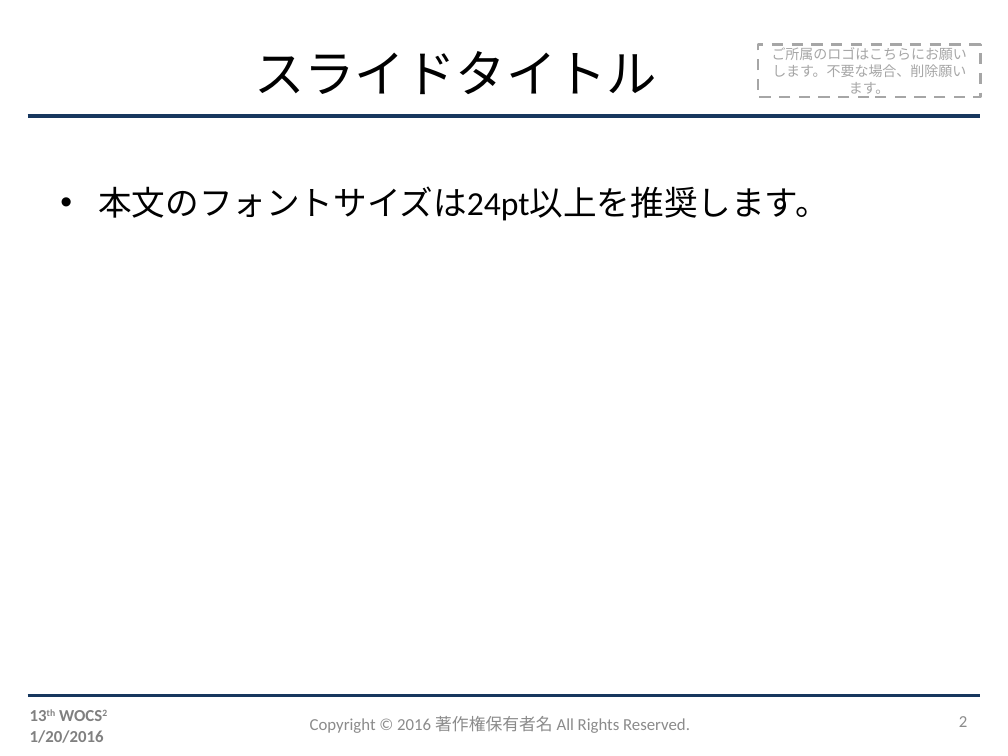
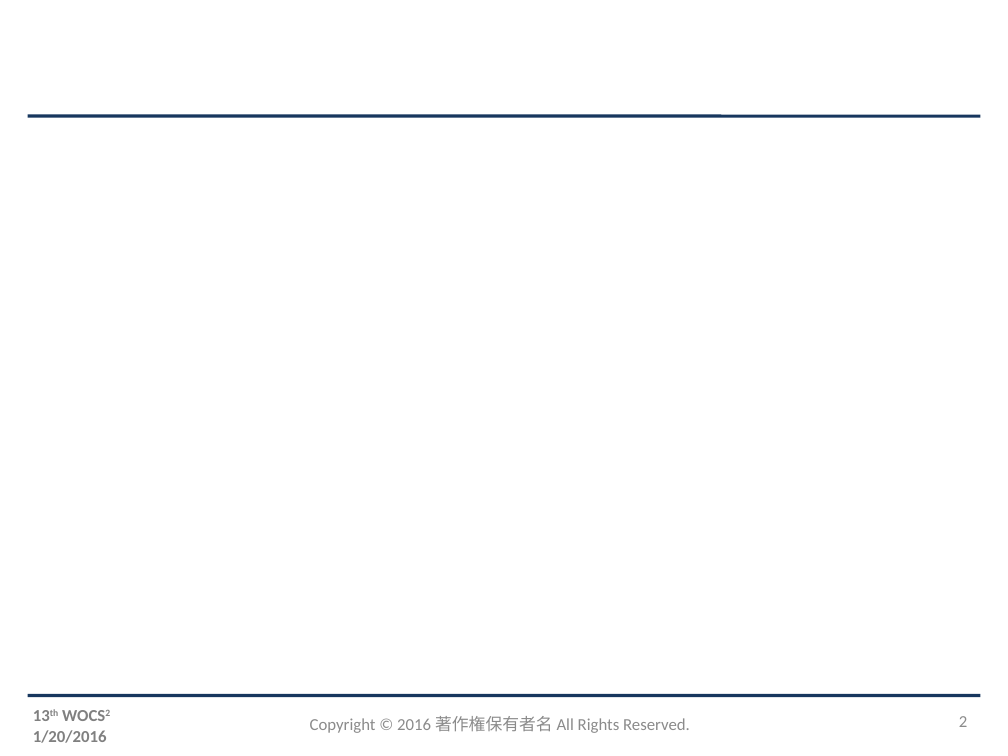
Before and after one commit to master-q/masterq-docs, a slide deck: slide 2 of presentations/20160120_13th_WOCS2/13thwocs_発表資料テンプレート.pptx. Drawn at 1008x756 pixels with LibreOffice and Linux fonts; fonts in the diff are those of the drawing; background and template pictures are left out. Boxes give left, top, right and bottom in pixels: in the first picture for what was removed or moved away, otherwise in the second. Text is boxed around its words. In the diff, an @@ line names an element or a change of style, - is before the commit and + after.

```diff
--- a/presentations/20160120_13th_WOCS2/13thwocs_発表資料テンプレート.pptx
+++ b/presentations/20160120_13th_WOCS2/13thwocs_発表資料テンプレート.pptx
@@ title removed at (254, 51, 657, 95) @@
-スライドタイトル
@@ rectangle removed at (758, 44, 980, 97) @@
-ご所属のロゴはこちらにお願いします。不要な場合、削除願います。
@@ text removed at (98, 186, 828, 221) @@
-• 本文のフォントサイズは24pt以上を推奨します。
@@ text "Copyright © 2016 著作権保有者名 All ..." at (310, 716, 690, 733): text colour #8C8C8C to #8B8B8B @@
```
Also in this commit, not shown: 1 other slide changed, 3 other files.
